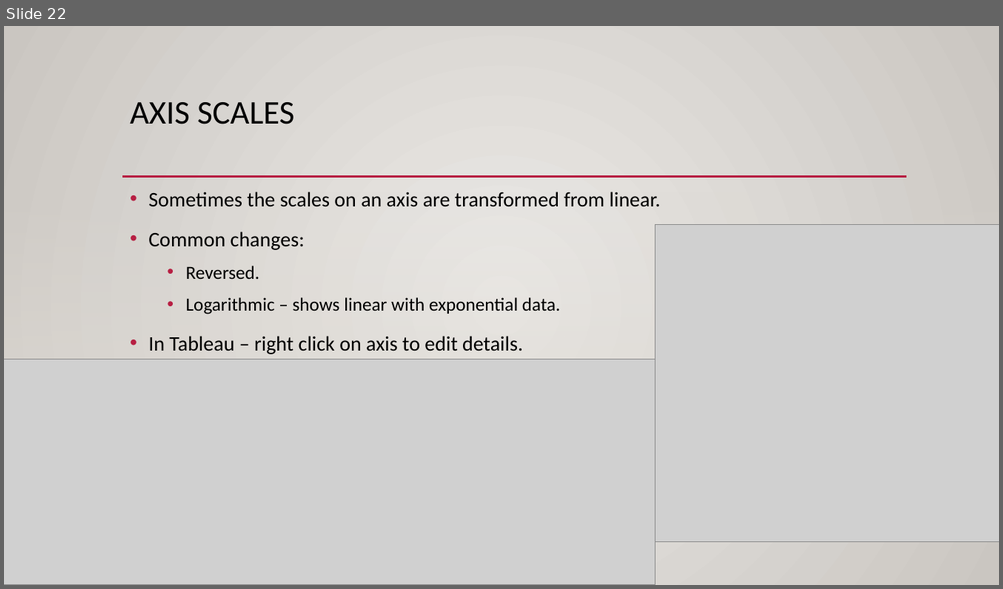
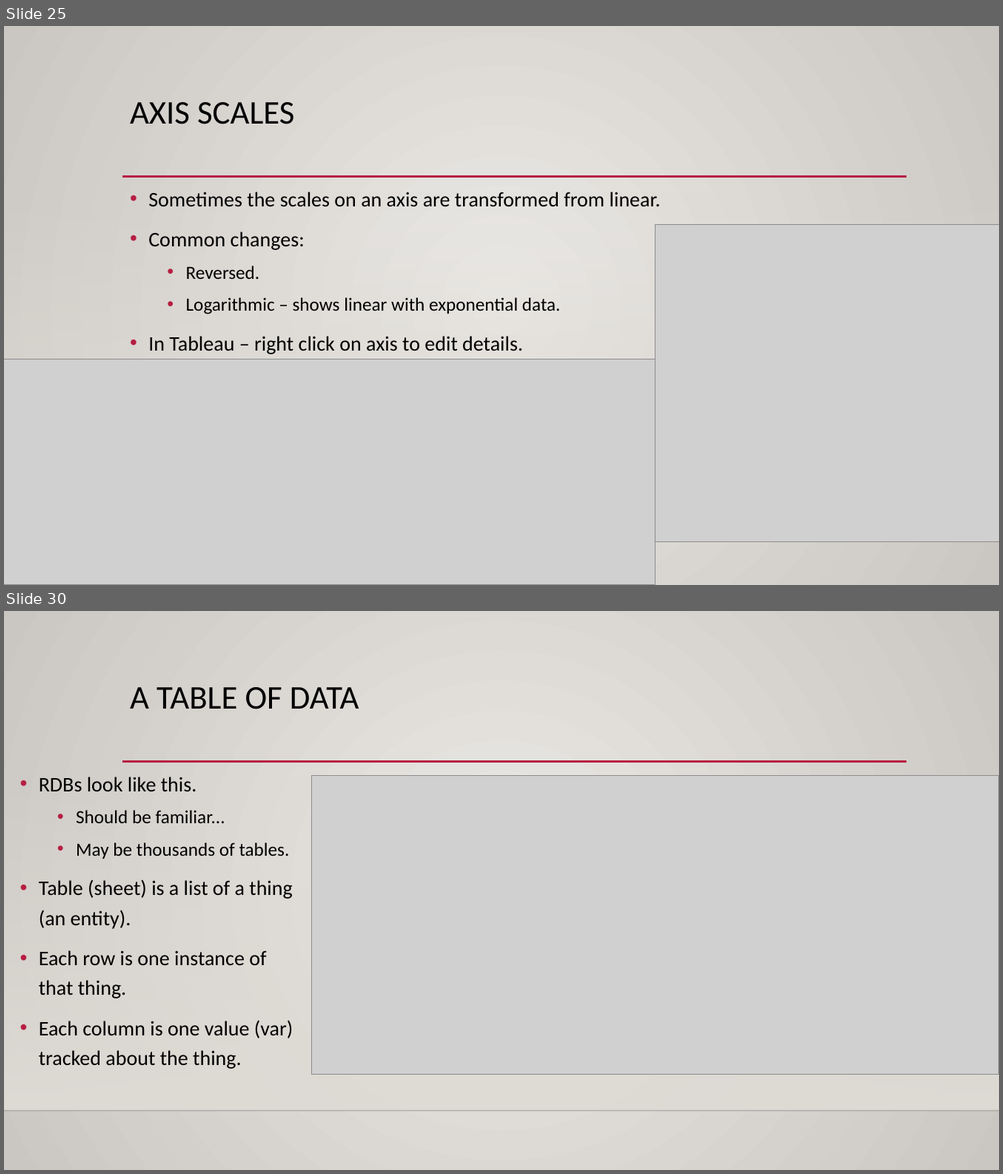
Before and after one commit to AkeemSemper/ml_datasets, a slide deck: slides/chapter_3.pptx. Shown one above the other, each under a label of ours: slide 22 before the commit, slides 25 and 30 after it; the slides between them are not shown. The pictures are 1003x589 and 1003x1174 pixels, drawn with LibreOffice and Linux fonts; fonts in the diff are those of the drawing; grey boxes stand for pictures; background and template pictures are left out. Boxes give left, top, right and bottom in pixels: in the first picture for what was removed or moved away, otherwise in the second. Text is boxed around its words. In the diff, an @@ line names an element or a change of style, - is before the commit and + after.

```diff
--- a/slides/chapter_3.pptx
+++ b/slides/chapter_3.pptx
@@ slide 30 added at (x1=4, y1=611, x2=999, y2=1170), background gradient #ECEAE7 to #CAC7C1; not listed: 3 template elements that a slide beside it also shows @@
@@ title added at (x1=130, y1=687, x2=359, y2=709), 32 pt, text #000000 @@
+A TABLE OF DATA
@@ text added at (x1=39, y1=777, x2=293, y2=1069), 20 pt, text #000000 @@
+• RDBs look like this.
+  • Should be familiar...
+  • May be thousands of tables.
+• Table (sheet) is a list of a thing (an entity).
+• Each row is one instance of that thing.
+• Each column is one value (var) tracked about the thing.
@@ picture added at (x1=311, y1=775, x2=999, y2=1074) @@
@@ what was slide 22 is now slide 25 @@
```
Also in this commit, not shown: 10 slides changed, 24 other slides added, 1 slide removed, 1 other file.
